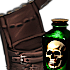
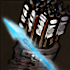
Before/after of a 70×70 layered artwork. What changed in the layer stack:
hid "big bottle" over [14,18,70,70]
added layer "Ice Arrow copy" above "Ice Arrow" over [0,15,70,70]
hid "quiver_04_empty.png" over [0,0,57,70]
showed "quiver sharp" over [5,0,70,70]
added layer "Pasted Layer #2" over [0,0,70,70]
